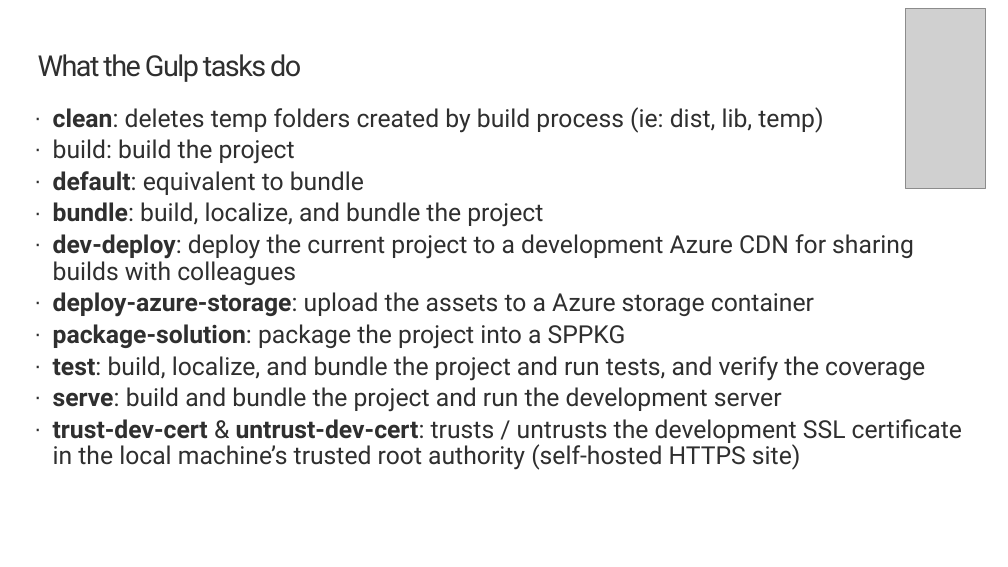
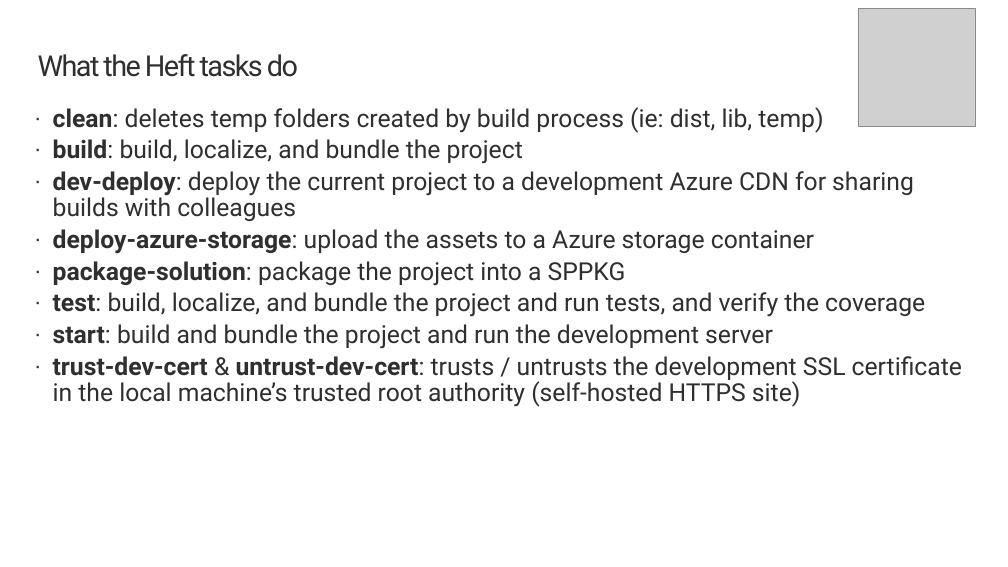
Before and after one commit to SharePoint/sp-dev-training-spfx-web-parts, a slide deck: slide 10 of 01-intro.pptx. Drawn at 1008x567 pixels with LibreOffice and Linux fonts; fonts in the diff are those of the drawing; grey boxes stand for pictures; background and template pictures are left out. Boxes give left, top, right and bottom in pixels: in the first picture for what was removed or moved away, otherwise in the second. Text is boxed around its words. In the diff, an @@ line names an element or a change of style, - is before the commit and + after.

```diff
--- a/01-intro.pptx
+++ b/01-intro.pptx
@@ picture added at (x1=858, y1=8, x2=976, y2=126) @@
@@ picture removed at (x1=906, y1=8, x2=986, y2=188) @@
@@ title at (x1=38, y1=54, x2=298, y2=77): text changed @@
-What the Gulp tasks do
+What the Heft tasks do
@@ text at (x1=53, y1=139, x2=523, y2=164): text changed @@
-· build: build the project
-· default: equivalent to bundle
-· bundle: build, localize, and bundle the project
+· build: build, localize, and bundle the project
@@ text at (x1=53, y1=324, x2=773, y2=349): text changed @@
-· serve: build and bundle the project and run the development server
+· start: build and bundle the project and run the development server
```
Also in this commit, not shown: 7 other slides changed, 59 other files.
